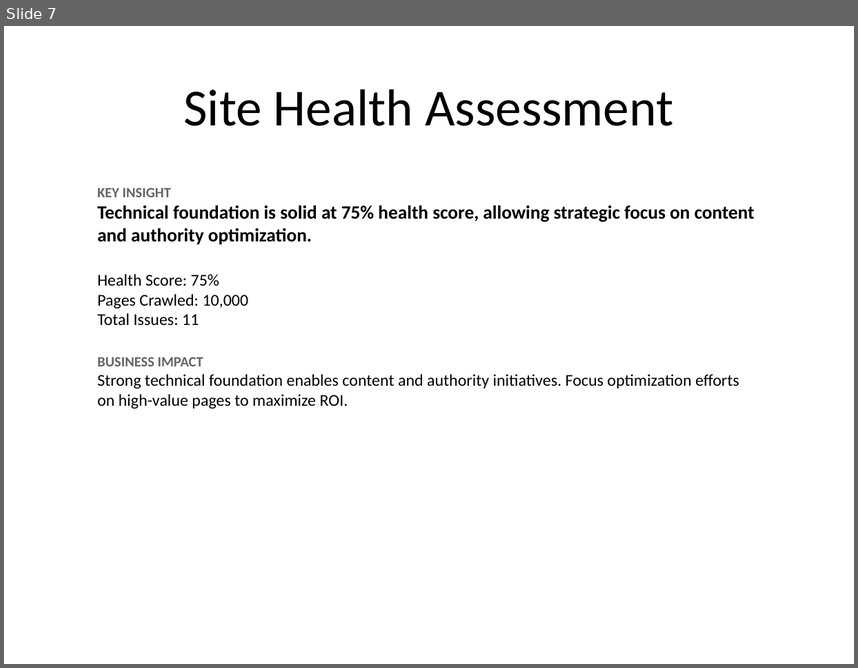
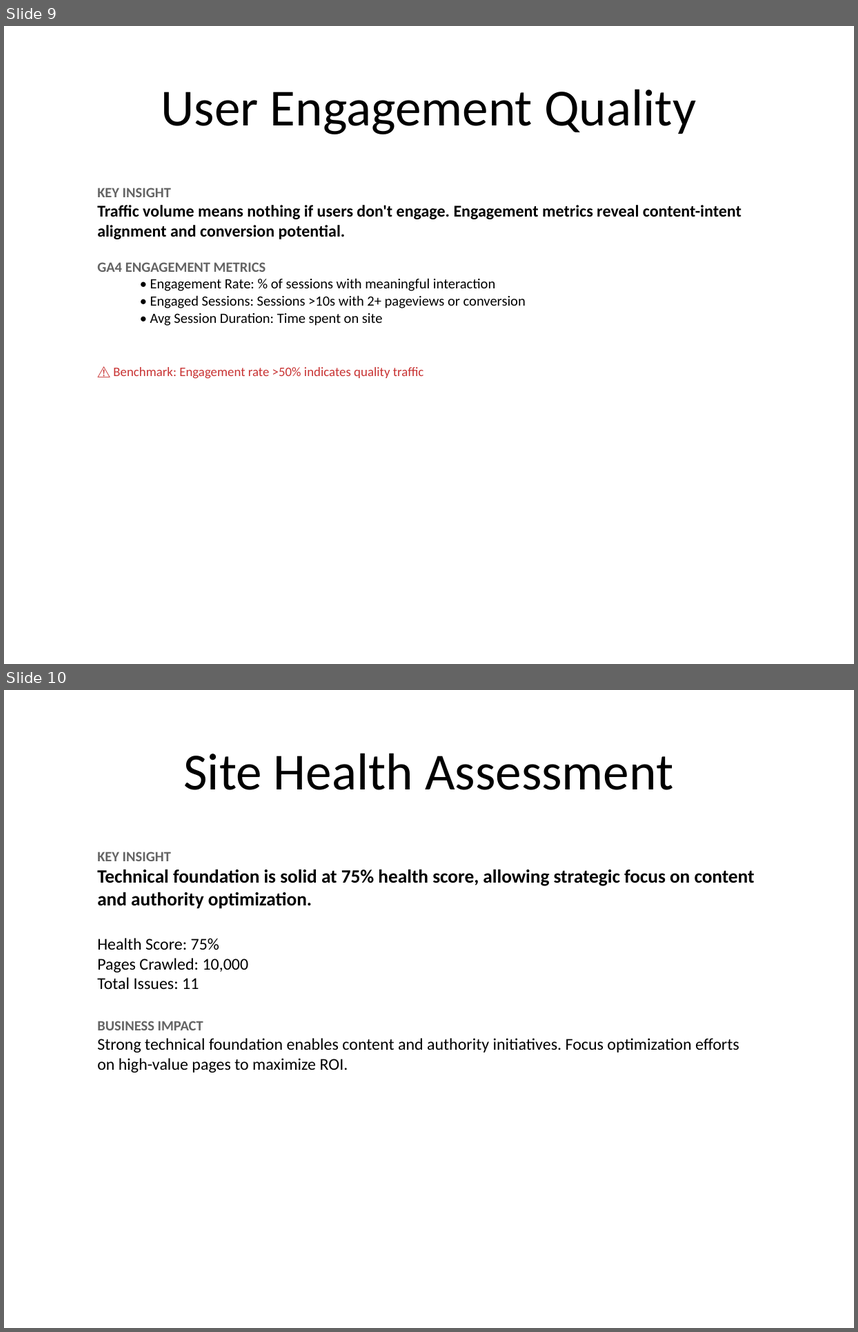
Before and after one commit to analytics-wq/seo-audit-automation, a slide deck: SEO_Strategy.pptx. Shown one above the other, each under a label of ours: slide 7 before the commit, slides 9 and 10 after it. The pictures are 858x668 and 858x1332 pixels, drawn with LibreOffice and Linux fonts; fonts in the diff are those of the drawing. Boxes give left, top, right and bottom in pixels: in the first picture for what was removed or moved away, otherwise in the second. Text is boxed around its words. In the diff, an @@ line names an element or a change of style, - is before the commit and + after.

```diff
--- a/SEO_Strategy.pptx
+++ b/SEO_Strategy.pptx
@@ slide 9 added at [4, 26, 854, 664], background #FFFFFF @@
@@ title added at [161, 89, 696, 134], 44 pt, text #000000 @@
+User Engagement Quality
@@ text added at [97, 187, 742, 379], 12 pt, text #000000 @@
+KEY INSIGHT
+Traffic volume means nothing if users don't engage. Engagement metrics reveal content-intent alignment and conversion potential.
+GA4 ENGAGEMENT METRICS
+  • Engagement Rate: % of sessions with meaningful interaction
+  • Engaged Sessions: Sessions >10s with 2+ pageviews or conversion
+  • Avg Session Duration: Time spent on site
+⚠️ Benchmark: Engagement rate >50% indicates quality traffic
@@ what was slide 7 is now slide 10 @@
```
Also in this commit, not shown: 1 slide changed, 11 other slides added, 1 other file.
